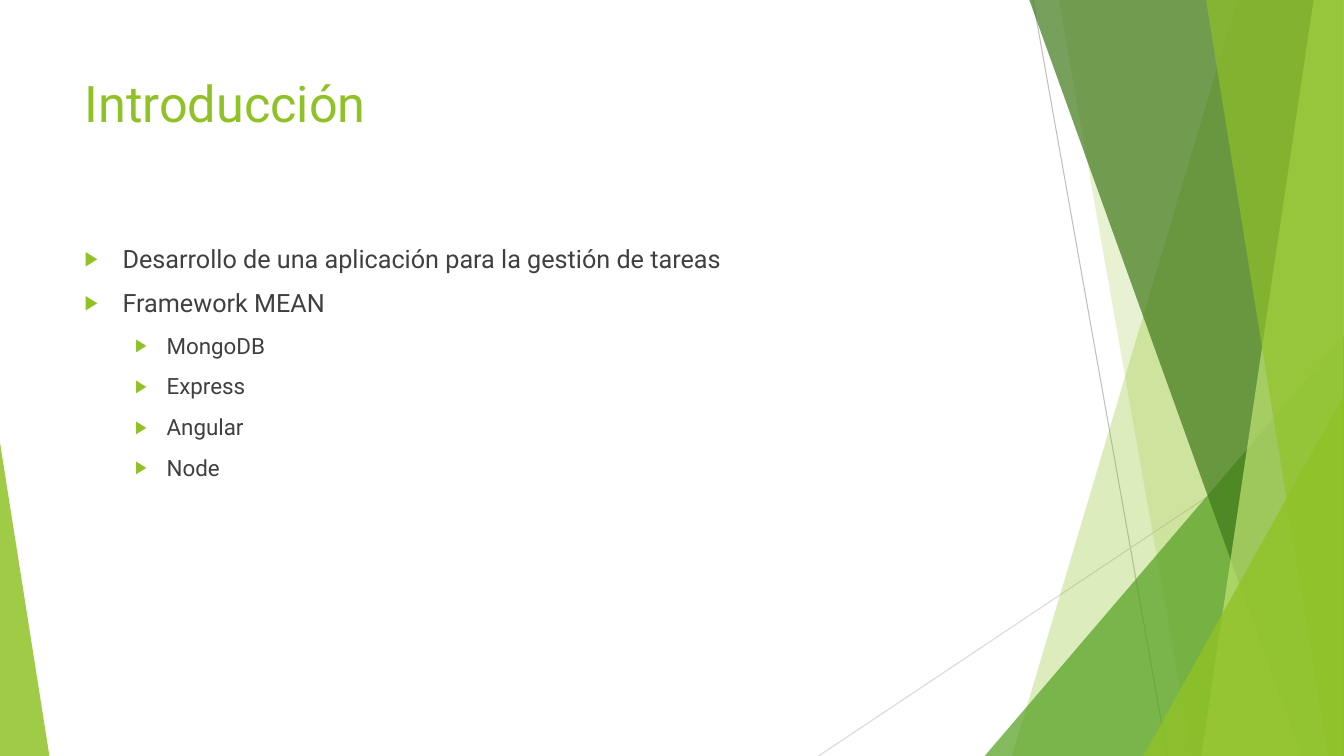
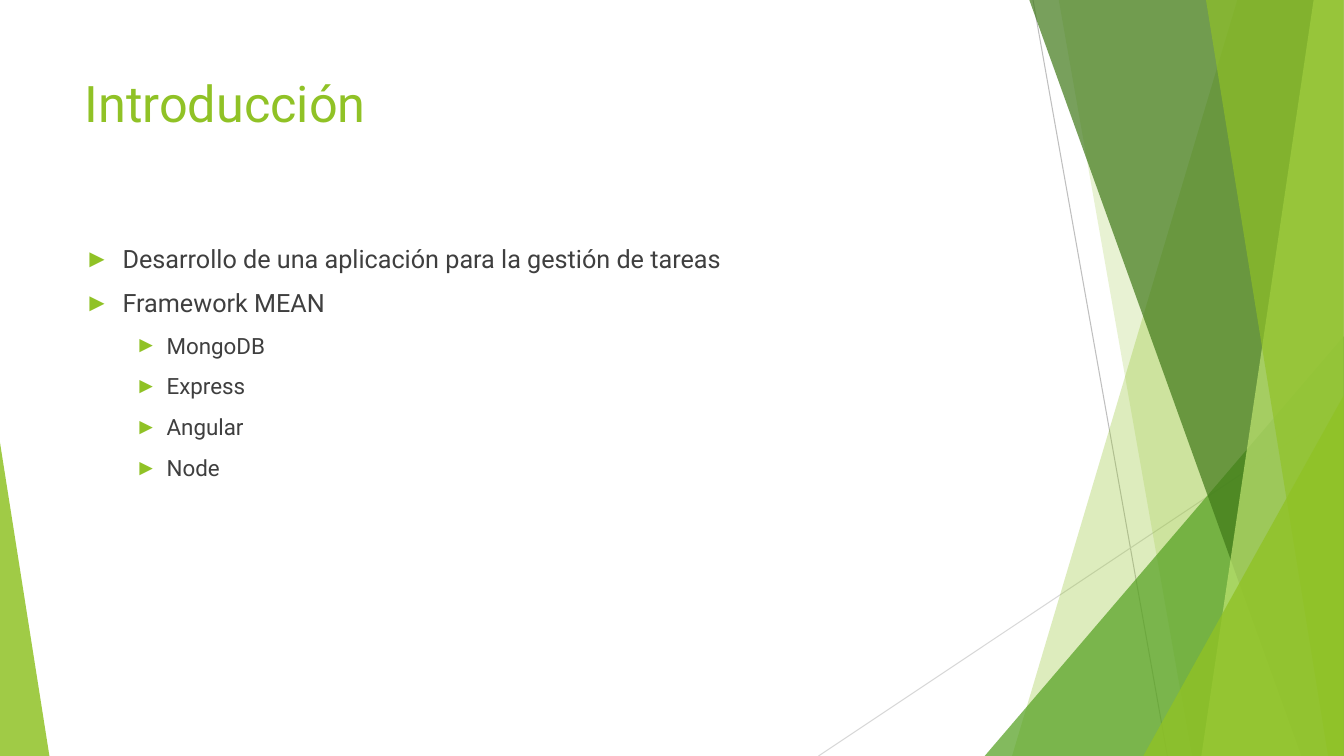
Before and after one commit to jojube95/piset, a slide deck: slide 3 of entregables/presentation/Análisis y desarrollo de una aplicación de gestión de tareas para grupos.pptx. Drawn at 1344x756 pixels with LibreOffice and Linux fonts; fonts in the diff are those of the drawing. Boxes give left, top, right and bottom in pixels: in the first picture for what was removed or moved away, otherwise in the second. Text is boxed around its words. In the diff, an @@ line names an element or a change of style, - is before the commit and + after.

```diff
--- a/entregables/presentation/Análisis y desarrollo de una aplicación de gestión de tareas para grupos.pptx
+++ b/entregables/presentation/Análisis y desarrollo de una aplicación de gestión de tareas para grupos.pptx
@@ text "Desarrollo de una aplicación para ..." at [123, 249, 720, 476]: text colour #404040 to #3F3F3F; bullet ▶ to ►; less space between paragraphs @@
```
Also in this commit, not shown: 18 other slides changed, 4 slides added, 3 slides removed.
